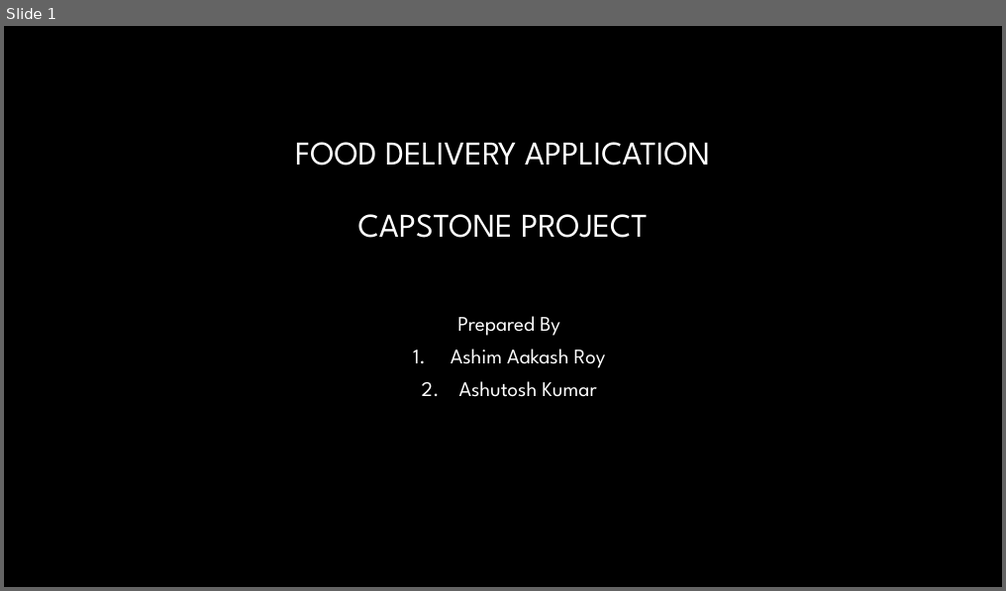
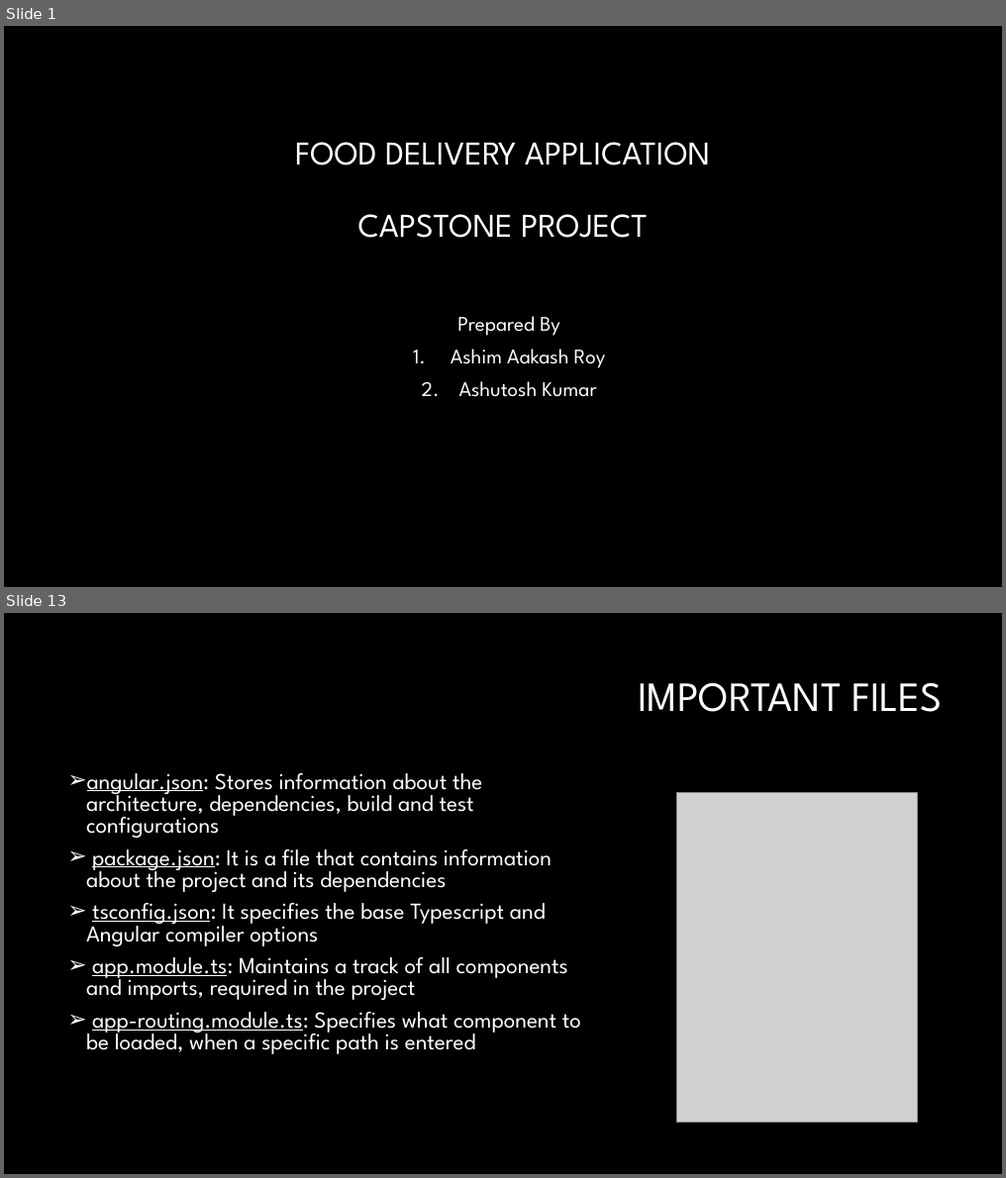
Before and after one commit to ashimaakash03/food-delivery-app, a slide deck: FOOD DELIVERY APPLICATION.pptx. Shown one above the other, each under a label of ours: slide 1 before the commit, slides 1 and 13 after it; the slides between them are not shown. The pictures are 1006x591 and 1006x1178 pixels, drawn with LibreOffice and Linux fonts; fonts in the diff are those of the drawing; grey boxes stand for pictures; background and template pictures are left out. Boxes give left, top, right and bottom in pixels: in the first picture for what was removed or moved away, otherwise in the second. Text is boxed around its words. In the diff, an @@ line names an element or a change of style, - is before the commit and + after.

Commit message:
worked on project ppt

```diff
--- a/FOOD DELIVERY APPLICATION.pptx
+++ b/FOOD DELIVERY APPLICATION.pptx
@@ slide 13 added at (4, 613, 1002, 1174), background #000000 @@
@@ title added at (638, 682, 943, 712), 40 pt, text #FFFFFF @@
+IMPORTANT FILES
@@ text added at (86, 773, 581, 1055), 22 pt, text #FFFFFF @@
+➢ angular.json: Stores information about the architecture, dependencies, build and test configurations
+➢ package.json: It is a file that contains information about the project and its dependencies
+➢ tsconfig.json: It specifies the base Typescript and Angular compiler options
+➢ app.module.ts: Maintains a track of all components and imports, required in the project
+➢ app-routing.module.ts: Specifies what component to be loaded, when a specific path is entered
@@ picture added at (677, 792, 918, 1122) @@
```
Also in this commit, not shown: 11 other slides added, 1 slide removed.
